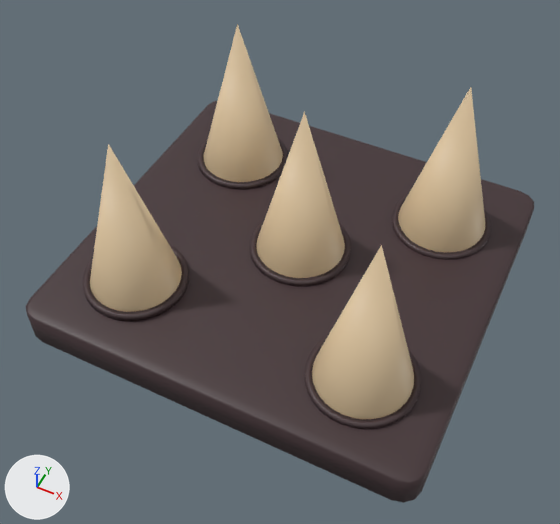
The FBX model Definitive Art/3D/PlataformaPinchos.fbx, before and after one commit.
Both versions are drawn from a 50 mm lens placed at (1.19, -2.62, 3.45), pointed at (0.02, -0.28, 0.53). Every picture has the same lights, and +X, +Y and +Z are marked at lower left. Where no turn or scale is listed for an object, it has been applied to the vertices.

Names of what the first picture shows: 'Cono.005', 'Cube'.
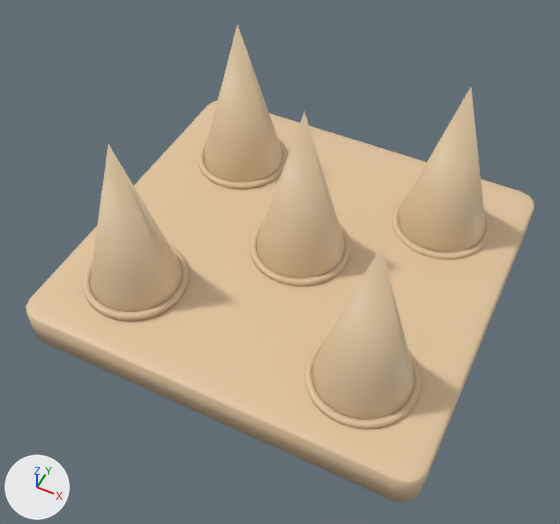
The newer file is also turned or shifted as a whole; pictures and numbers use the older file's frame.

Edits to the bpy script that builds the scene:
```text
Add mat_material_002:
    mat_material_002 = principled_material('Material.002')
    mat_material_002.base_color = (0.745, 0.552, 0.342)  # beige #e0c49e
Change me_cube:
    where me_cube.from_pydata(...)  # 736 vertices, 738 faces; spans x -1.07..1.06, y -1.05..0.96, z 0.17..0.41
    remove me_cube.materials.append(mat_material)  # brown #413033
    add me_cube.materials.append(mat_material_002)  # beige #e0c49e
```

Pixel boxes (x1, y1, x2, y2) of what changed, in the pictures (560 x 524 px):
'Cube', recoloured (grey to beige): (26, 101, 534, 503) in both
